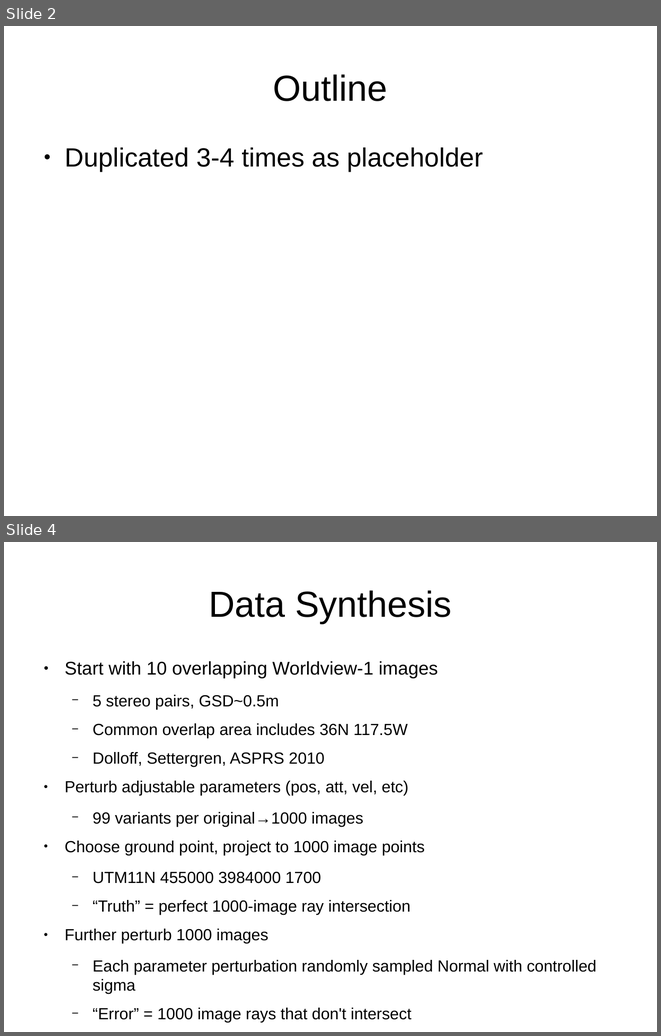
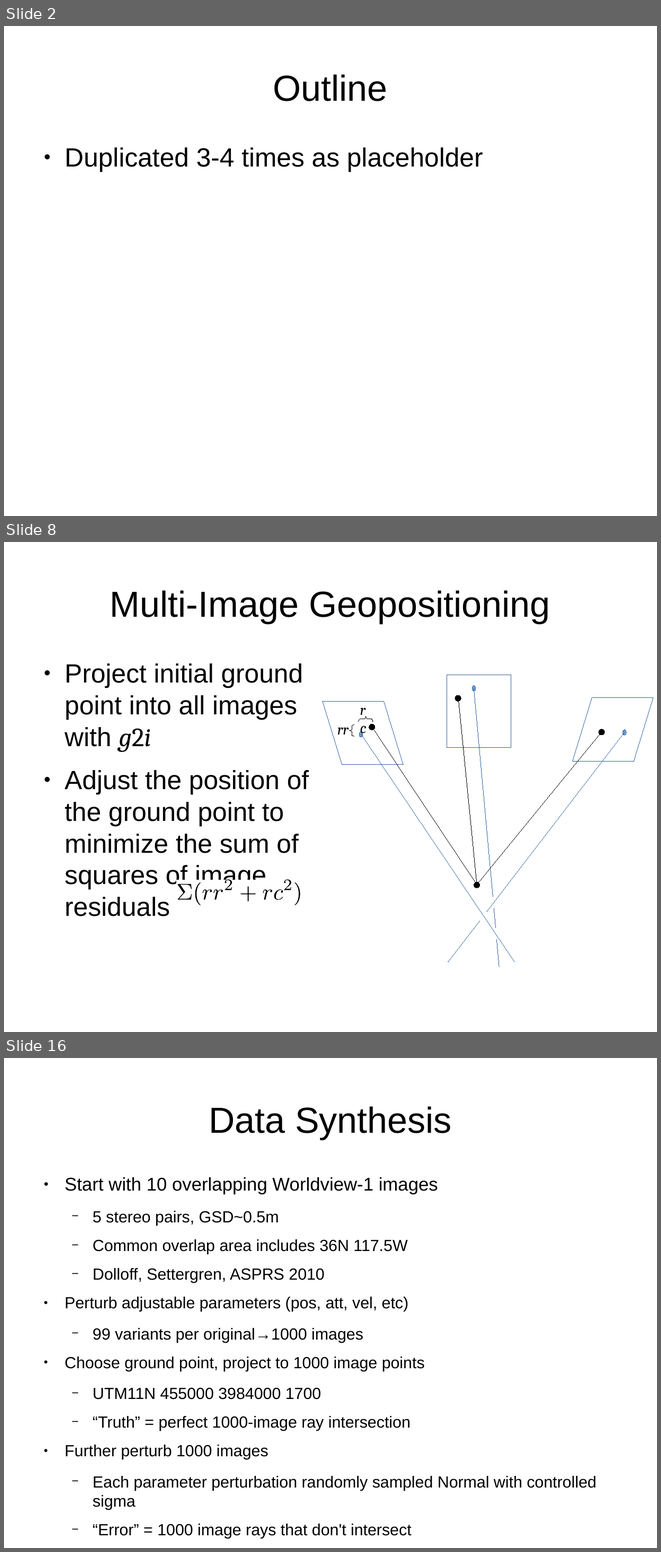
Before and after one commit to sethmerickel/Multi-Image-Geopositioning, a slide deck: papers/asprs2017.odp. Shown one above the other, each under a label of ours: slides 2 and 4 before the commit, slides 2, 8 and 16 after it; the slides between them are not shown. The pictures are 661x1036 and 661x1552 pixels, drawn with LibreOffice and Linux fonts; fonts in the diff are those of the drawing. Boxes give left, top, right and bottom in pixels: in the first picture for what was removed or moved away, otherwise in the second. Text is boxed around its words. In the diff, an @@ line names an element or a change of style, - is before the commit and + after.

```diff
--- a/papers/asprs2017.odp
+++ b/papers/asprs2017.odp
@@ slide 8 added at box(4, 542, 657, 1032), background #FFFFFF @@
@@ title added at box(110, 590, 550, 623), 44 pt, text #000000 @@
+Multi-Image Geopositioning
@@ text added at box(64, 663, 309, 916), 32 pt, text #000000 @@
+● Project initial ground point into all images with g2i
+● Adjust the position of the ground point to minimize the sum of squares of image residuals
@@ text added at box(354, 697, 378, 720), 18 pt, text #000000, italic @@
+rc
@@ ellipse added at box(456, 696, 461, 702), fill #000000, outline #000000 0 pt @@
@@ line added from (477, 884) to (458, 698), #000000 0 pt @@
@@ freeform shape added at box(359, 716, 373, 722), outline #000000 0 pt @@
@@ text added at box(337, 727, 348, 734), 18 pt, text #000000, italic @@
+rr
@@ freeform shape added at box(350, 724, 354, 736), outline #000000 0 pt @@
@@ ellipse added at box(369, 724, 375, 730), fill #000000, outline #000000 0 pt @@
@@ line added from (477, 884) to (372, 727), #000000 0 pt @@
@@ line added from (477, 884) to (602, 732), #000000 0 pt @@
@@ ellipse added at box(599, 729, 605, 735), fill #000000, outline #000000 0 pt @@
@@ group added at box(176, 879, 302, 905): 11 freeform shapes @@
@@ ellipse added at box(474, 882, 480, 888), fill #000000, outline #000000 0 pt @@
@@ group added at box(323, 674, 653, 966): 6 lines, 3 ellipses, 2 parallelograms, 1 rectangle @@
@@ what was slide 4 is now slide 16 @@
```
Also in this commit, not shown: 1 slide changed, 11 other slides added.
